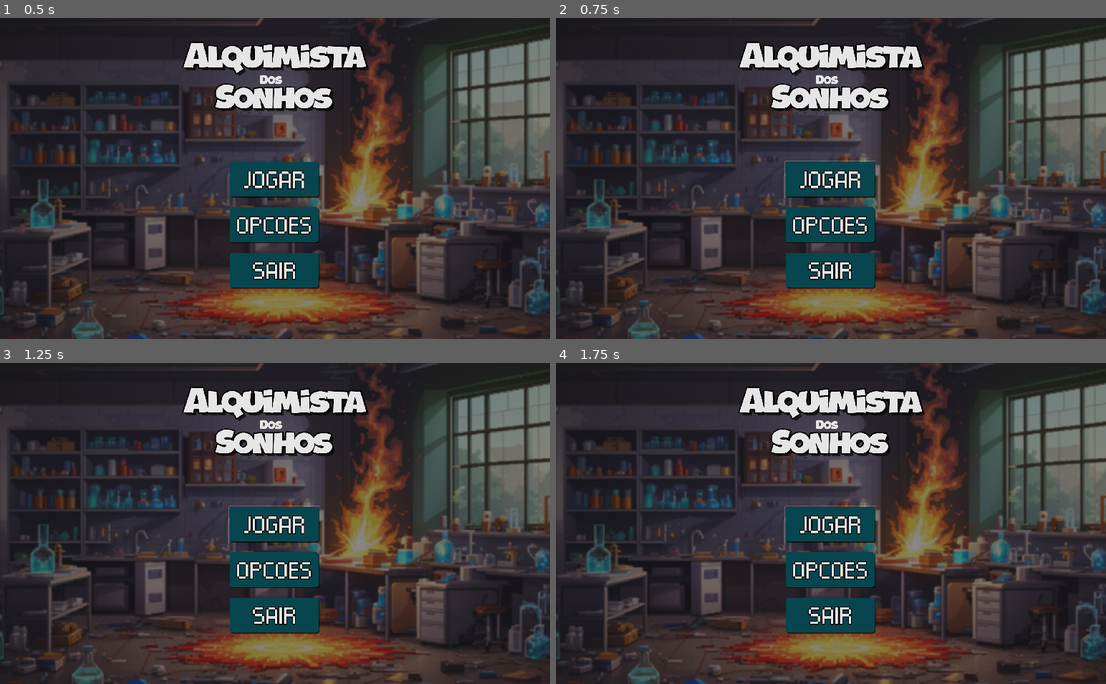
Above: before the commit, frames 1-4 (two rows, left to right).
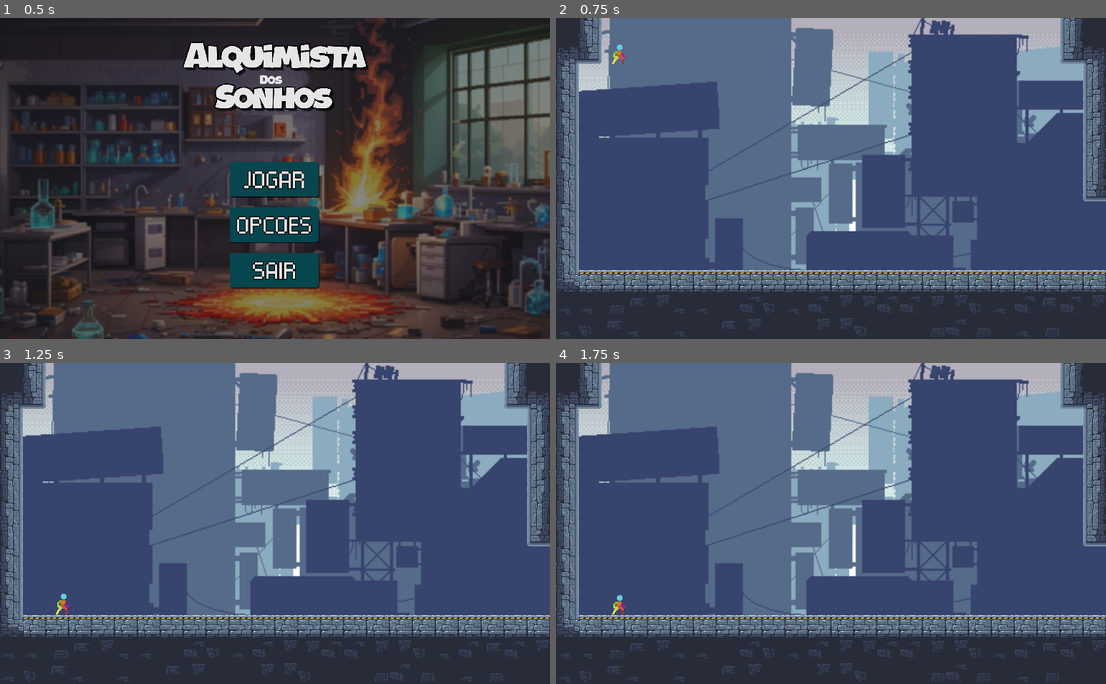
Above: after the commit, the same moments.

Repository: Eduardo-Pyment/Alquimista_dos_Sonhos-A_ultima_semente
Game: Godot game, scene res://Menus/MenuPrincipal/menu_principal.tscn
The game is run twice, just before and just after one commit, with the same random seed, the same clock (stepped at 60 frames per second) and the same inputs. This scene is started directly instead of the project's main scene.
Inputs (mouse positions are in pixels of both pictures, inside the frame that each line leads up to):
- Up to frame 1 (0.5 s): no input
- Up to frame 2 (0.75 s): click (831, 178) at 0.5 s
- Up to frame 3 (1.25 s): no input
- Up to frame 4 (1.75 s): click (831, 523) at 1.27 s

Frame 1 is identical in both runs. In frame 2, 93% of the frame differs, in the area x 0-100%, y 0-100%; in frame 3, 93%; in frame 4, 93%.

Commit message:
-hotfix botao play do menu agora indica o caminho correto (level1)

Diff:
--- a/Menus/MenuPrincipal/MenuPrincipal.gd
+++ b/Menus/MenuPrincipal/MenuPrincipal.gd
@@ -4,7 +4,7 @@
 	pass
 
 func _on_jogar_pressed():
-	get_tree().change_scene_to_file("res://Scenes/node_2d.tscn")
+	get_tree().change_scene_to_file("res://Scenes/level1.tscn")
 	MusicController.stop_music()
 
 
--- a/Scenes/level1.tscn
+++ b/Scenes/level1.tscn
@@ -687,7 +687,7 @@
 
 [node name="Player" parent="." instance=ExtResource("3_45bo3")]
 unique_name_in_owner = true
-position = Vector2(1624, 112)
+position = Vector2(88, 24)
 collision_layer = 2
 collision_mask = 6
 VelocidadeHorizontal = 170
Not shown, changed: gitignore.txt
